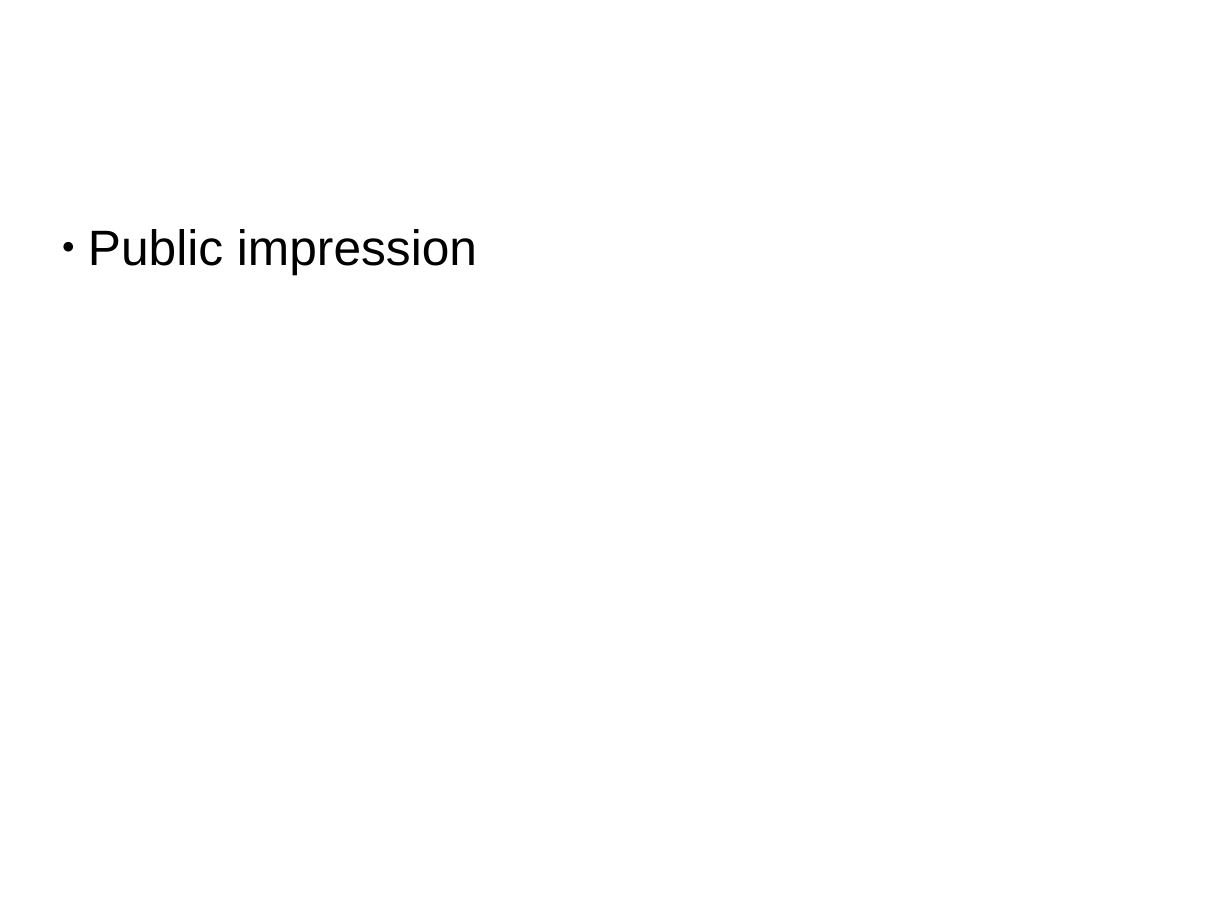
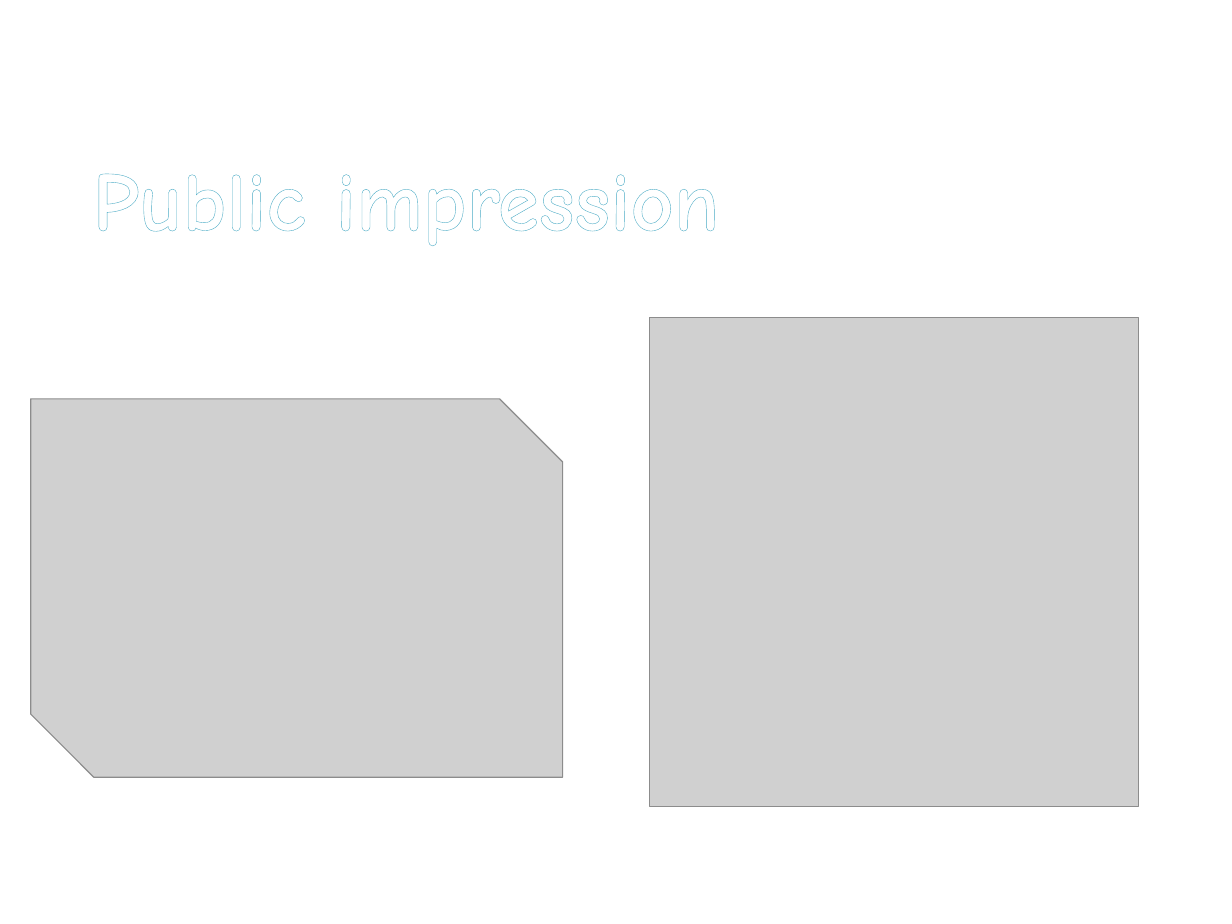
Before and after one commit to LostBlackCat/ReimuShare, a slide deck: slide 5 of Keynote.pptx. Drawn at 1232x924 pixels with LibreOffice and Linux fonts; fonts in the diff are those of the drawing; grey boxes stand for pictures. Boxes give left, top, right and bottom in pixels: in the first picture for what was removed or moved away, otherwise in the second. Text is boxed around its words. In the diff, an @@ line names an element or a change of style, - is before the commit and + after.

```diff
--- a/Keynote.pptx
+++ b/Keynote.pptx
@@ text "Public impression": place and size @@
-text "Public impression" at [88,229,477,275]
+text "Public impression" at [93,173,720,246]
@@ text "Public impression" at [93,173,720,246]: size 32 to 54 pt, font Arial to Comic Neue, text colour #000000 to pattern #93CDDD on #FFFFFF, letter outline none to #4BACC6 1 pt, bold on; bullet ● to none @@
@@ picture added at [651,318,1139,806] @@
@@ picture added at [30,399,562,778] @@
```
Also in this commit, not shown: 4 other slides changed, 3 slides added, 1 slide removed, 3 other files.
